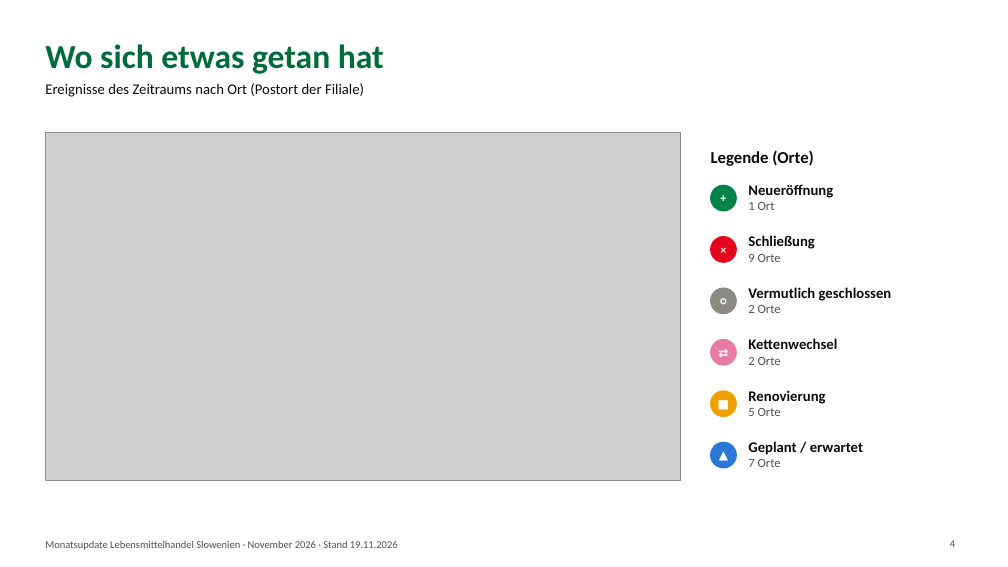
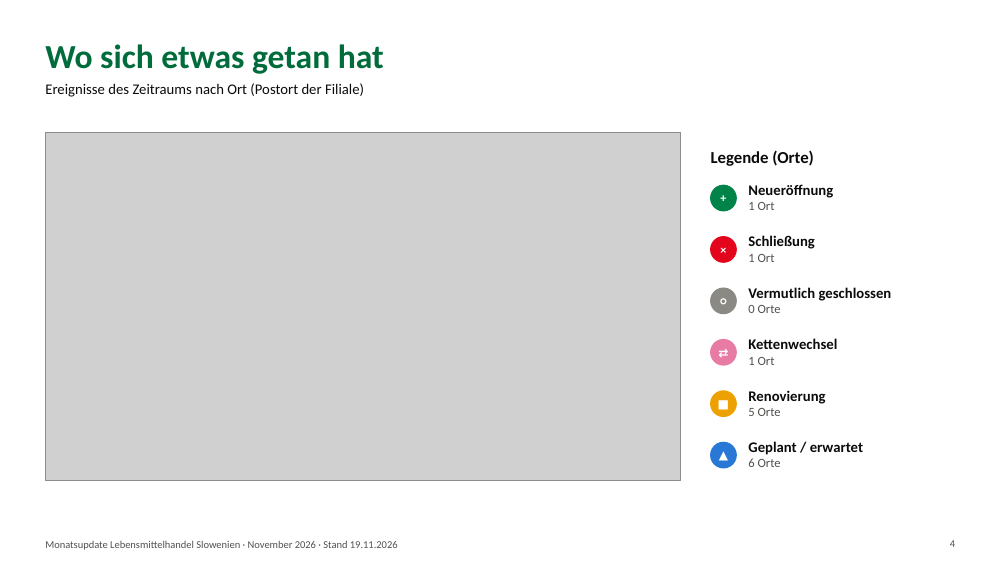
Before and after one commit to petersparnepremicnine-del/filialtracker-update, a slide deck: slide 4 of archiv/2026-11.pptx. Drawn at 1008x567 pixels with LibreOffice and Linux fonts; fonts in the diff are those of the drawing; grey boxes stand for pictures. Boxes give left, top, right and bottom in pixels: in the first picture for what was removed or moved away, otherwise in the second. Text is boxed around its words. In the diff, an @@ line names an element or a change of style, - is before the commit and + after.

```diff
--- a/archiv/2026-11.pptx
+++ b/archiv/2026-11.pptx
@@ text at [748, 254, 775, 262]: text changed @@
-9 Orte
+1 Ort
@@ text at [748, 305, 781, 313]: text changed @@
-2 Orte
+0 Orte
@@ text at [748, 357, 775, 365]: text changed @@
-2 Orte
+1 Ort
@@ text at [748, 458, 781, 467]: text changed @@
-7 Orte
+6 Orte
```
Also in this commit, not shown: 4 other slides changed, 6 other files.
